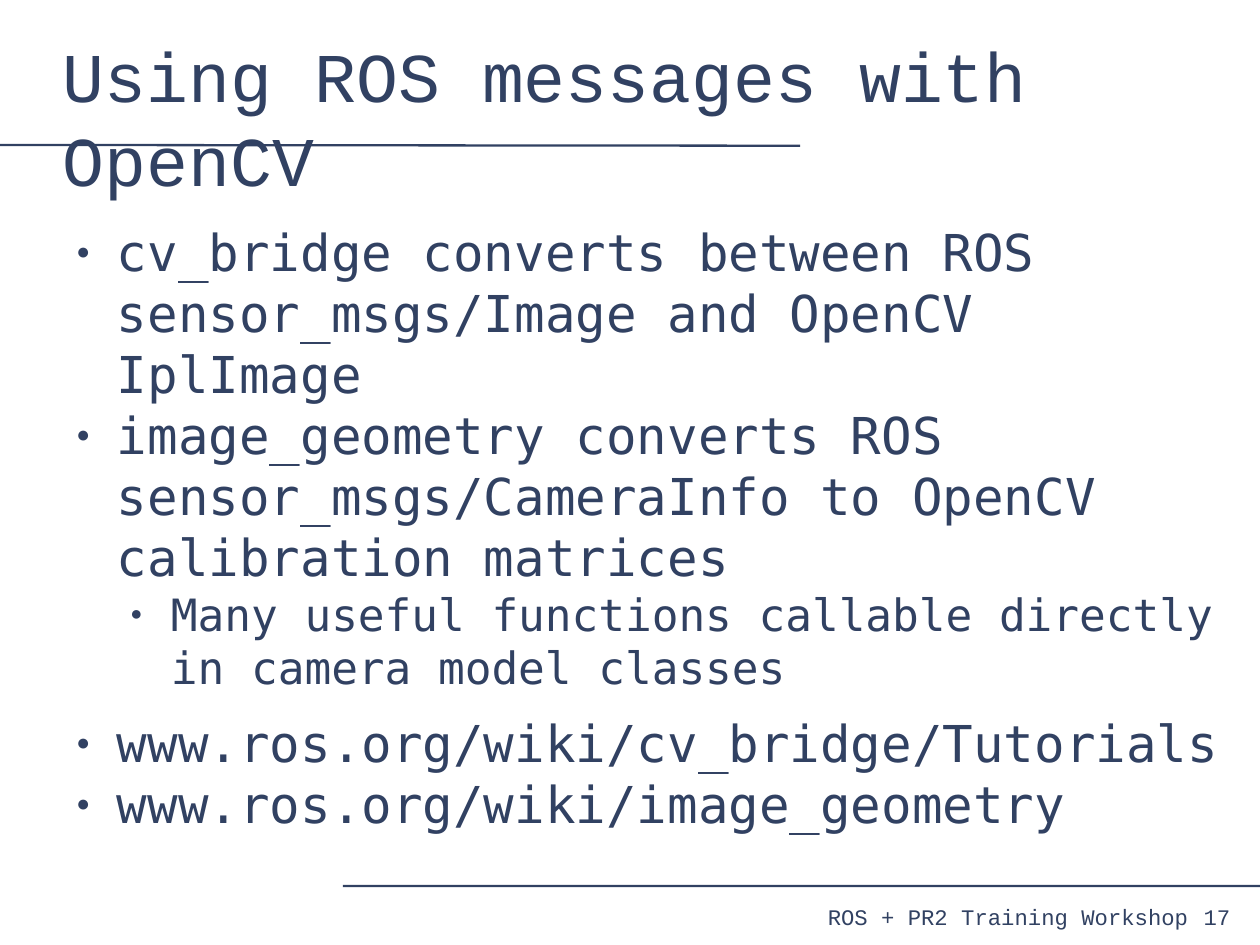
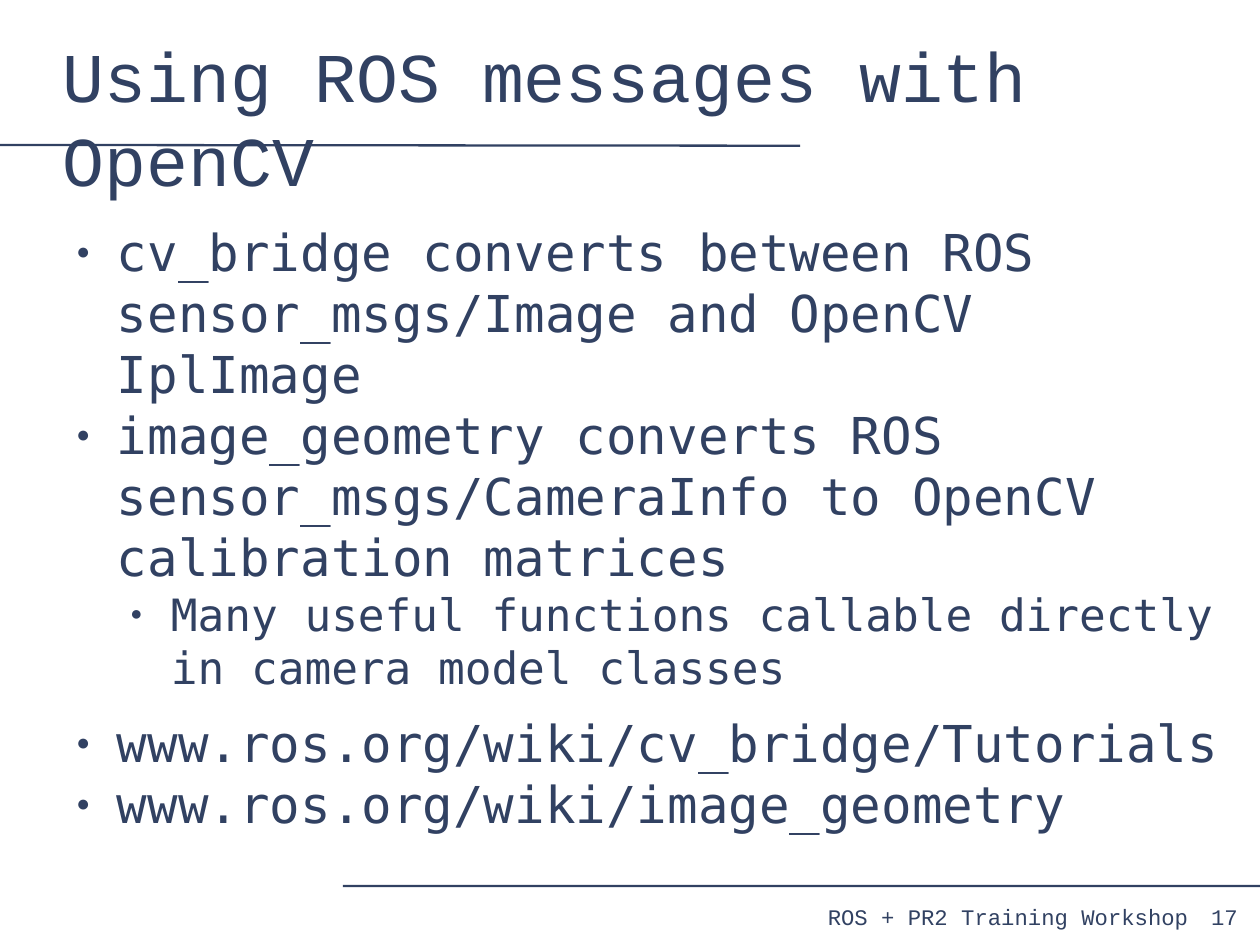
Before and after one commit to PR2/pr2_docs, a slide deck: slide 17 of pr2_training_workshop/processing_camera_data/slides.odp. Drawn at 1260x945 pixels with LibreOffice and Linux fonts; fonts in the diff are those of the drawing. Boxes give left, top, right and bottom in pixels: in the first picture for what was removed or moved away, otherwise in the second. Text is boxed around its words. In the diff, an @@ line names an element or a change of style, - is before the commit and + after.

```diff
--- a/pr2_training_workshop/processing_camera_data/slides.odp
+++ b/pr2_training_workshop/processing_camera_data/slides.odp
@@ page number: place and size @@
-page number at box(1204, 910, 1231, 925)
+page number at box(1211, 910, 1238, 925)
```
Also in this commit, not shown: 21 other slides changed.
